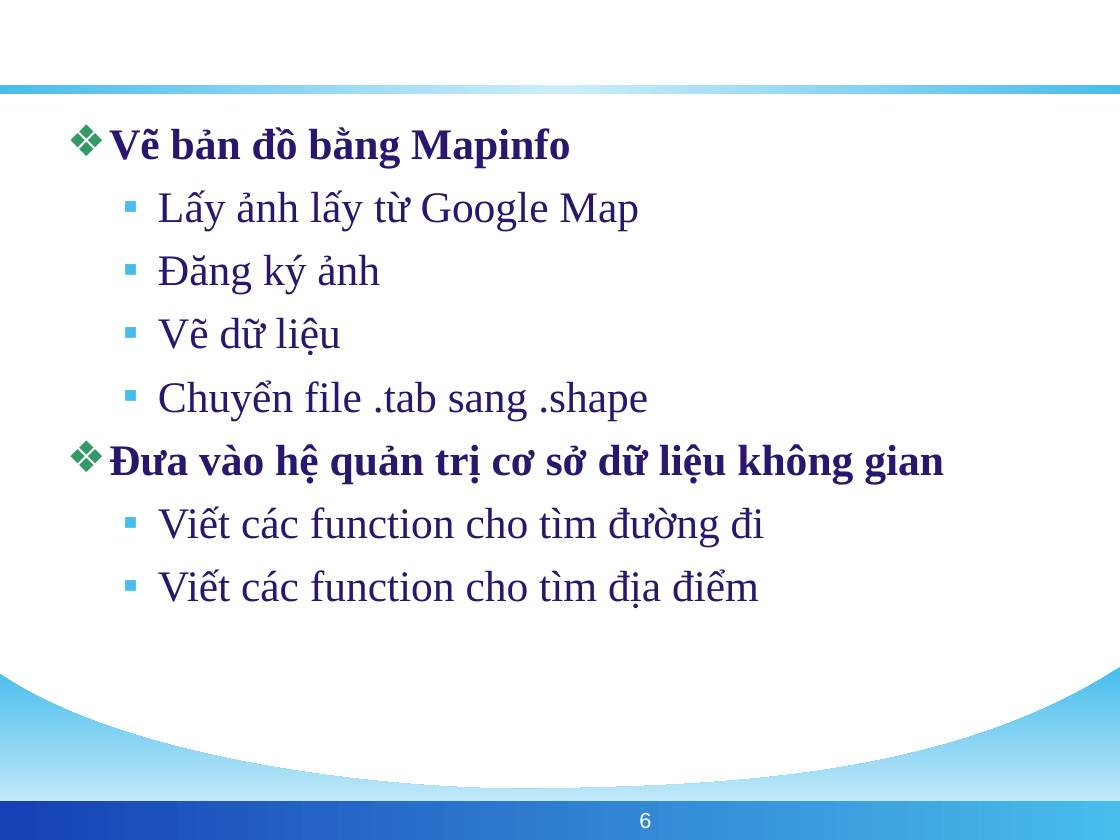
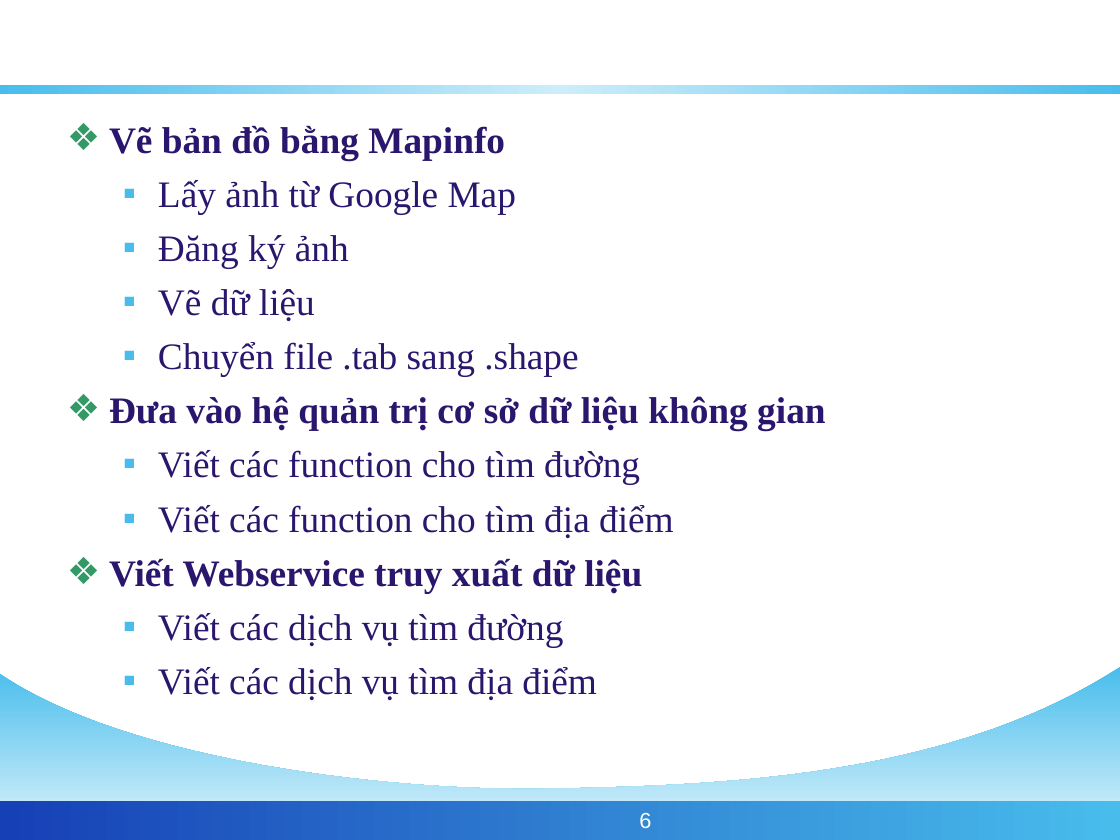
Before and after one commit to phamngsinh/cantho-webgis, a slide deck: slide 6 of Document/Bao Cao/BaoCaoLuanVan.ppt. Drawn at 1120x840 pixels with LibreOffice and Linux fonts; fonts in the diff are those of the drawing; background and template pictures are left out. Boxes give left, top, right and bottom in pixels: in the first picture for what was removed or moved away, otherwise in the second. Text is boxed around its words. In the diff, an @@ line names an element or a change of style, - is before the commit and + after.

```diff
--- a/Document/Bao Cao/BaoCaoLuanVan.ppt
+++ b/Document/Bao Cao/BaoCaoLuanVan.ppt
@@ text at <box>109,125,825,538</box>: size 28 to 24 pt in "Vẽ bản đồ bằng Mapinfo", "Đăng ký ảnh", "Vẽ dữ liệu", "Chuyển file .tab sang .shape" and 2 more places; less space between paragraphs @@
@@ text at <box>158,180,516,214</box>: text changed; size 28 to 24 pt @@
-  ▪ Lấy ảnh lấy từ Google Map
+  ▪ Lấy ảnh từ Google Map
@@ text at <box>158,450,640,485</box>: text changed; size 28 to 24 pt @@
-  ▪ Viết các function cho tìm đường đi
+  ▪ Viết các function cho tìm đường
@@ text at <box>109,558,642,700</box>: paragraphs added @@
+❖ Viết Webservice truy xuất dữ liệu
+  ▪ Viết các dịch vụ tìm đường
+  ▪ Viết các dịch vụ tìm địa điểm
```
Also in this commit, not shown: 5 other slides changed, 1 slide removed.
